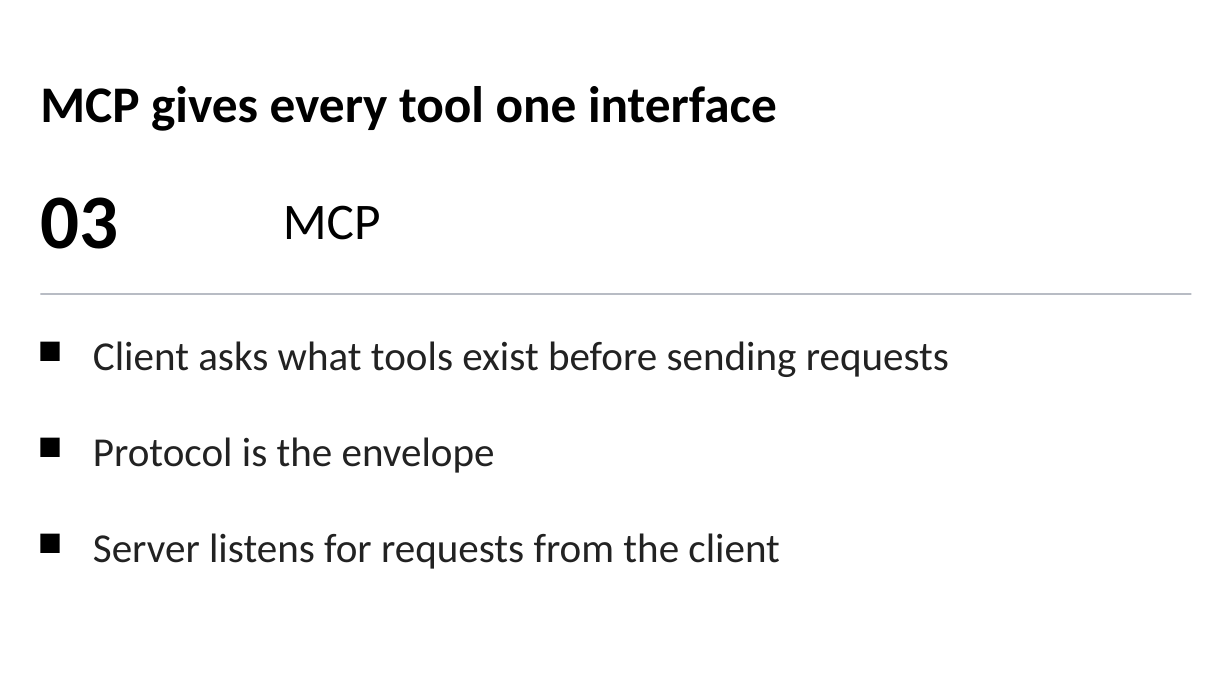
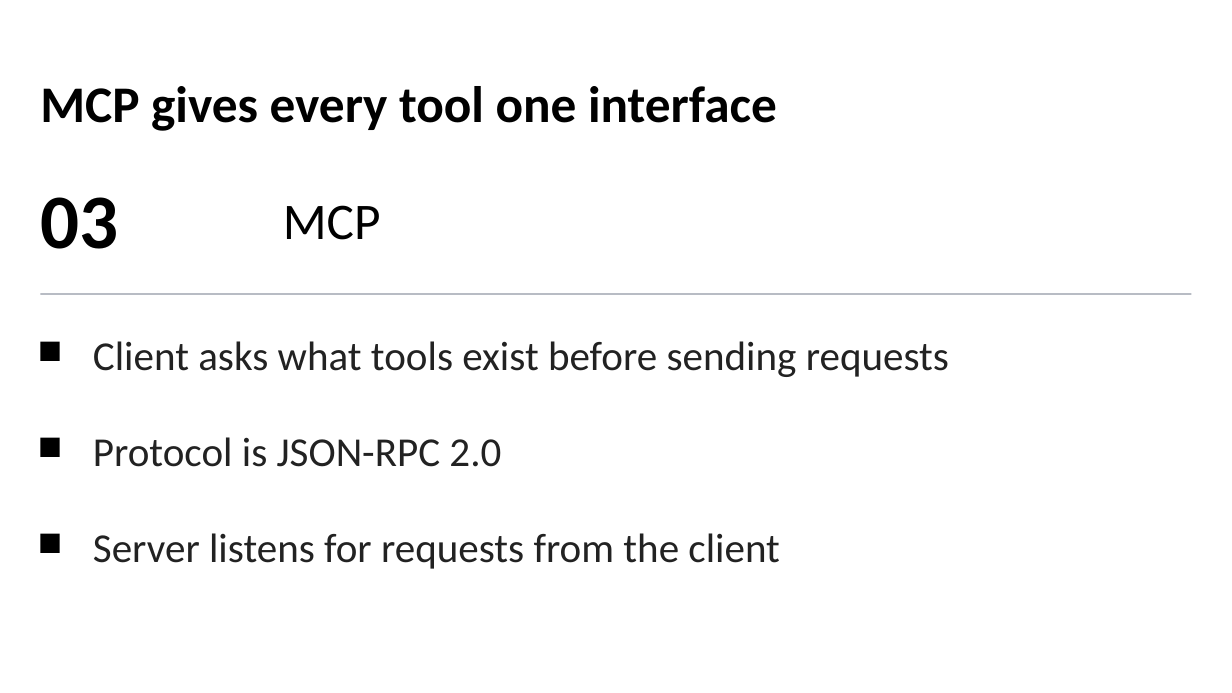
Before and after one commit to devlinduldulao/agents-and-skill-demo, a slide deck: slide 34 of ai-agent-terms-full-talk.pptx. Drawn at 1232x693 pixels with LibreOffice and Linux fonts; fonts in the diff are those of the drawing. Boxes give left, top, right and bottom in pixels: in the first picture for what was removed or moved away, otherwise in the second. Text is boxed around its words. In the diff, an @@ line names an element or a change of style, - is before the commit and + after.

```diff
--- a/ai-agent-terms-full-talk.pptx
+++ b/ai-agent-terms-full-talk.pptx
@@ text at (93,437,501,467): text changed @@
-Protocol is the envelope
+Protocol is JSON-RPC 2.0
```
Also in this commit, not shown: 1 other slide changed, 3 slides added.
